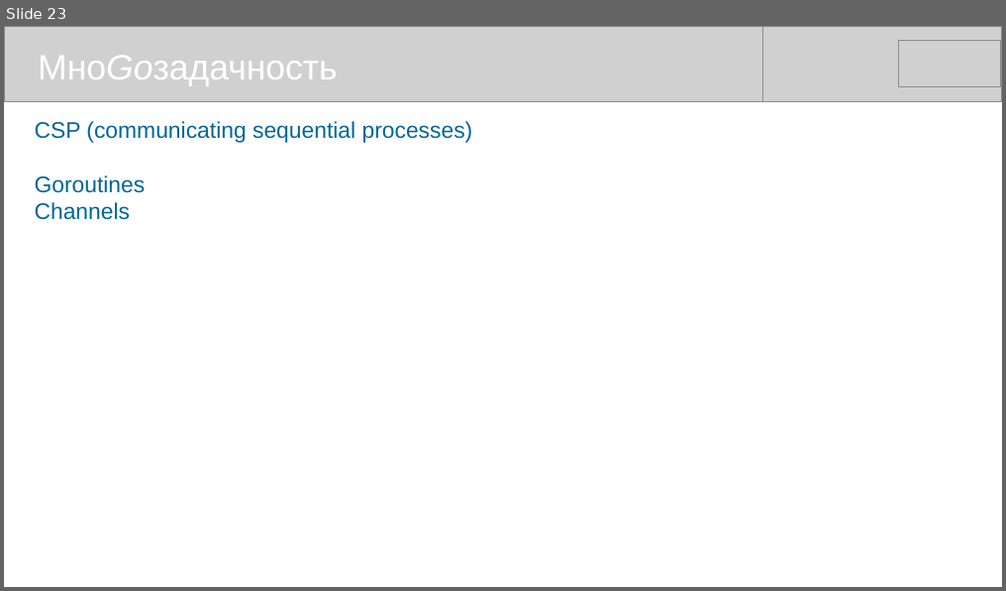
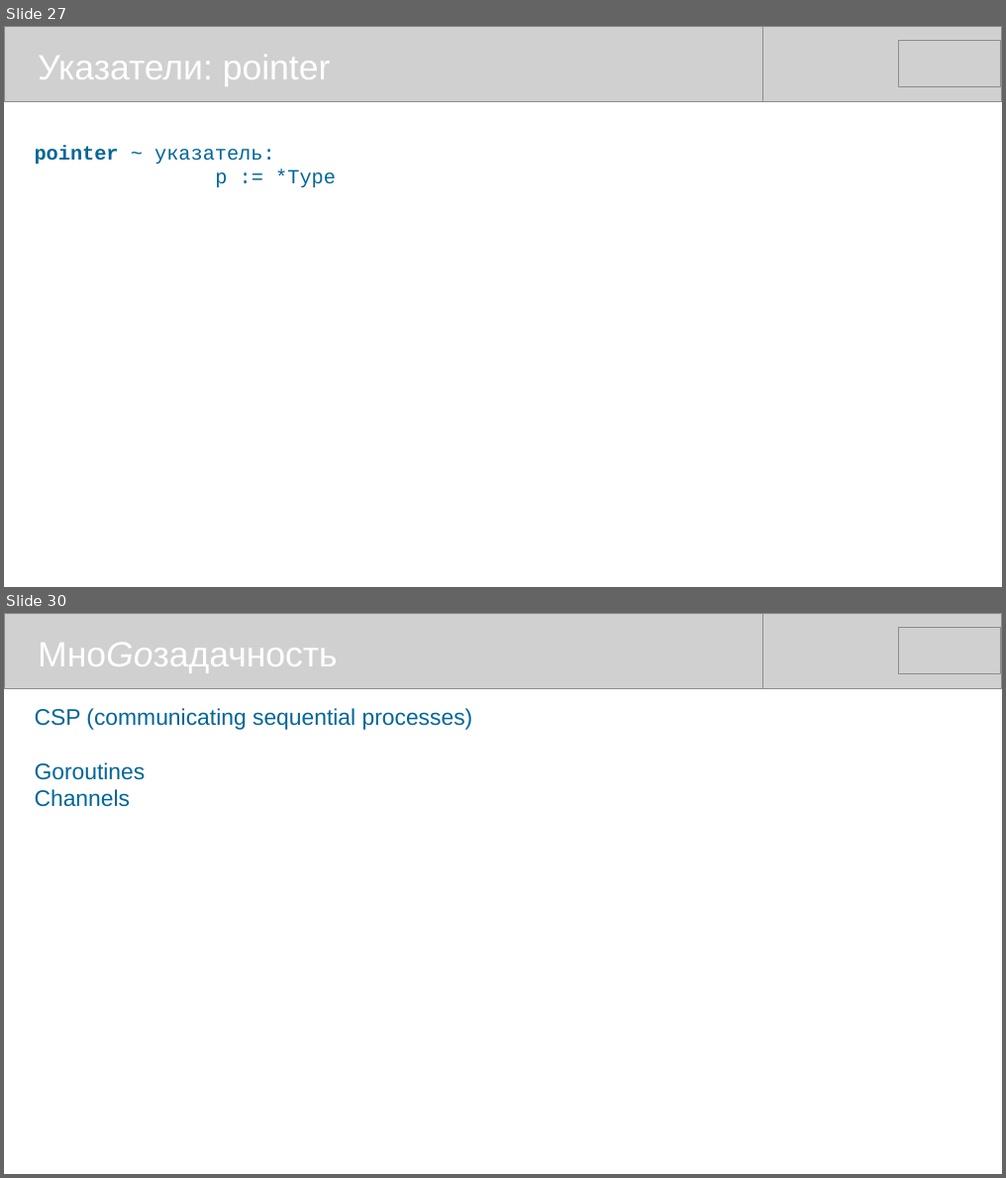
Before and after one commit to mike-shock/Go_language, a slide deck: Go_Intro.odp. Shown one above the other, each under a label of ours: slide 23 before the commit, slides 27 and 30 after it; the slides between them are not shown. The pictures are 1006x591 and 1006x1178 pixels, drawn with LibreOffice and Linux fonts; fonts in the diff are those of the drawing; grey boxes stand for pictures. Boxes give left, top, right and bottom in pixels: in the first picture for what was removed or moved away, otherwise in the second. Text is boxed around its words. In the diff, an @@ line names an element or a change of style, - is before the commit and + after.

```diff
--- a/Go_Intro.odp
+++ b/Go_Intro.odp
@@ slide 27 added at <box>4,26,1002,587</box>, background #FFFFFF @@
@@ picture added at <box>4,26,763,101</box> @@
@@ text added at <box>38,55,331,86</box>, 28 pt, text #FFFFFF @@
+Указатели: pointer
@@ picture added at <box>243,26,1002,101</box> @@
@@ picture added at <box>899,41,1001,87</box> @@
@@ text added at <box>35,146,336,188</box>, 16 pt, text #006699 @@
+pointer ~ указатель:
+p := *Type
@@ what was slide 23 is now slide 30 @@
```
Also in this commit, not shown: 14 slides changed, 7 other slides added.
